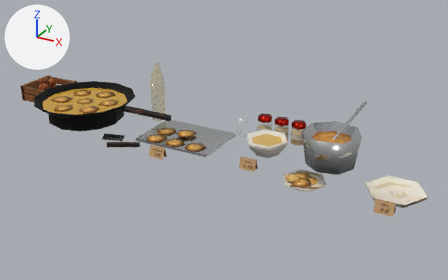
A saved change to the glTF model site/public/models/prop_deco_puffer.lite.glb.
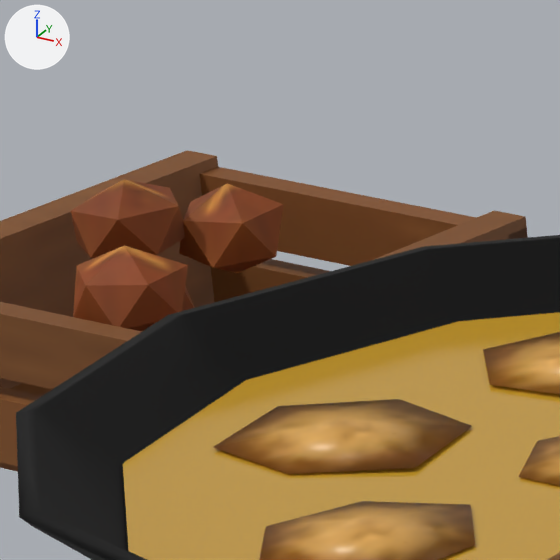
The first picture shows the older version from a camera (50 mm lens) standing at (1.269, -2.119, 1.102) and looking at (0.086, 0.03, 0.027). The close-ups show the older and then the newer version on the part from 7% to 18% of the width and 22% to 39% of the height of that picture. Only the edits that show in the close-ups are written down. Lighting does not change. The marker at upper left points along +X, +Y and +Z. Where no turn or scale is listed for an object, it has been applied to the vertices. Vertices at exactly the same position are counted once.

Names of what the first close-up shows: 'prop_deco_puffer_static'.
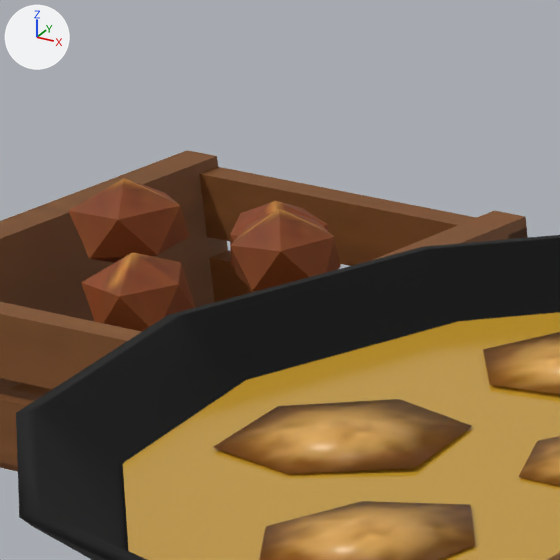
Where the change shows, as pixel boxes [x1, y1, x2, y2] in the close-ups (560 x 560 px; the box of a moved part takes in the faces that stretch with it):
part 1 of me_prop_deco_puffer_static, moved or reshaped
    before: [73, 245, 188, 332]
    after: [231, 209, 341, 291]
part 2 of me_prop_deco_puffer_static, moved or reshaped
    before: [179, 183, 284, 273]
    after: [230, 201, 328, 267]
part 3 of me_prop_deco_puffer_static, edited (looks the same)
    both: [0, 150, 528, 472]

What the commit changed:
me_prop_deco_puffer_static is used by ob_prop_deco_puffer_static; location (-0.0675, 0.0, 0.136).
me_prop_deco_puffer_static had 752 vertices, 1134 faces and spanned x -1.03..1.03, y -0.24..0.24, z -0.14..0.14.
me_prop_deco_puffer_static now has 502 vertices, 783 faces and spans x -1.03..1.03, y -0.24..0.24, z -0.14..0.14.
me_prop_deco_puffer_static part 1: the loose piece of 12 vertices spanning x -0.94..-0.89, y 0.05..0.1, z -0.08..-0.04 is scaled about its middle by (-0.944, -0.99, 1.03), then moved by (0.03, 0.06, 0.0).
Part 2, on me_prop_deco_puffer_static:
11 vertices are removed from x -0.97..-0.93, y 0.15..0.19, z -0.07..-0.04.
20 faces are deleted.
11 vertices are added at x -0.96..-0.91, y 0.16..0.2, z -0.09..-0.05.
20 new faces join them, mat_vendor_atlas.
me_prop_deco_puffer_static part 3: 84 kept faces spanning x -1.03..-0.83, y 0.03..0.23, z -0.14..-0.06 get new vertex colours.
Other edits to the shape of me_prop_deco_puffer_static do not show in these pictures.
